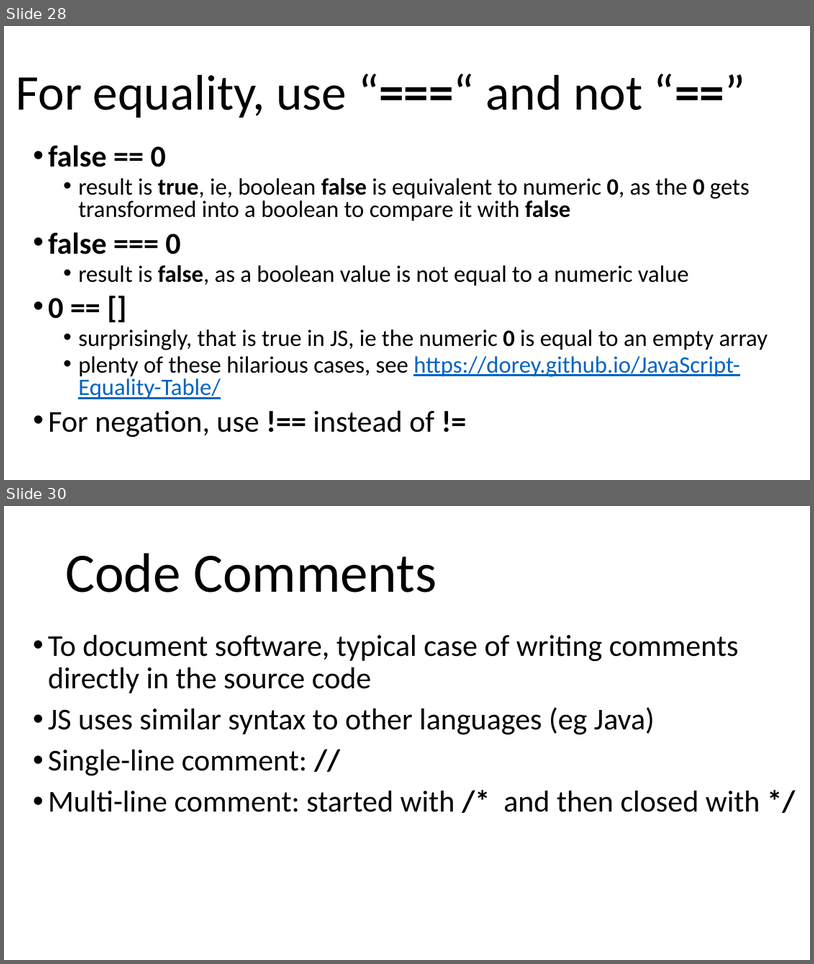
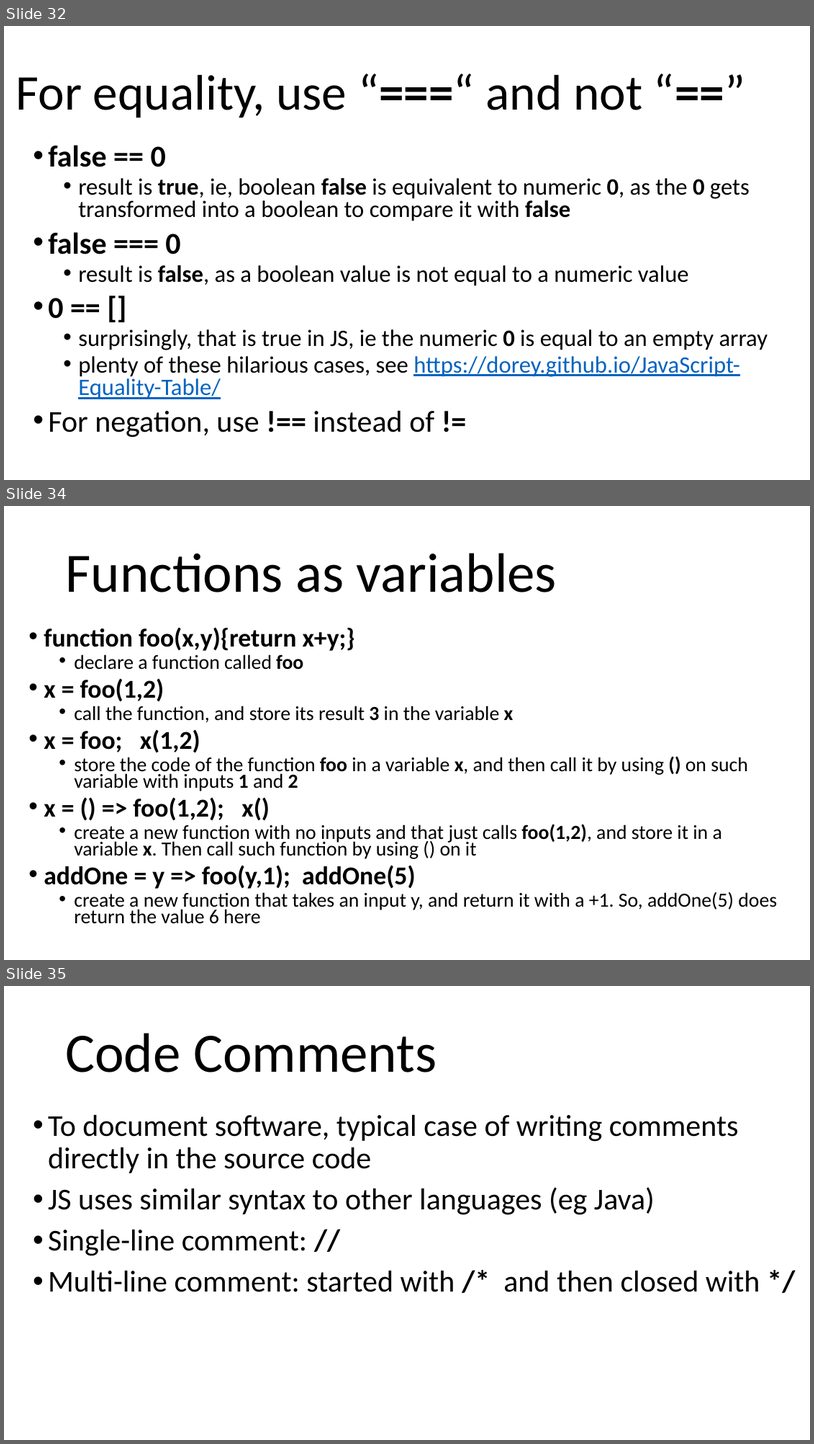
Before and after one commit to arcuri82/web_development_and_api_design, a slide deck: docs/slides/lesson_01.pptx. Shown one above the other, each under a label of ours: slides 28 and 30 before the commit, slides 32, 34 and 35 after it; the slides between them are not shown. The pictures are 814x964 and 814x1444 pixels, drawn with LibreOffice and Linux fonts; fonts in the diff are those of the drawing. Boxes give left, top, right and bottom in pixels: in the first picture for what was removed or moved away, otherwise in the second. Text is boxed around its words. In the diff, an @@ line names an element or a change of style, - is before the commit and + after.

```diff
--- a/docs/slides/lesson_01.pptx
+++ b/docs/slides/lesson_01.pptx
@@ slide 34 added at [4,506,810,960], background #FFFFFF @@
@@ title added at [65,553,557,592], 66 pt, text #000000 @@
+Functions as variables
@@ text added at [44,627,777,924], 23.8 pt, text #000000 @@
+• function foo(x,y){return x+y;}
+  • declare a function called foo
+• x = foo(1,2)
+  • call the function, and store its result 3 in the variable x
+• x = foo; x(1,2)
+  • store the code of the function foo in a variable x, and then call it by using () on such variable with inputs 1 and 2
+• x = () => foo(1,2); x()
+  • create a new function with no inputs and that just calls foo(1,2), and store it in a variable x. Then call such function by using () on it
+• addOne = y => foo(y,1); addOne(5)
+  • create a new function that takes an input y, and return it with a +1. So, addOne(5) does return the value 6 here
@@ what was slide 28 is now slide 32 @@
@@ what was slide 30 is now slide 35 @@
```
Also in this commit, not shown: 10 slides changed, 4 other slides added, 1 other file.
